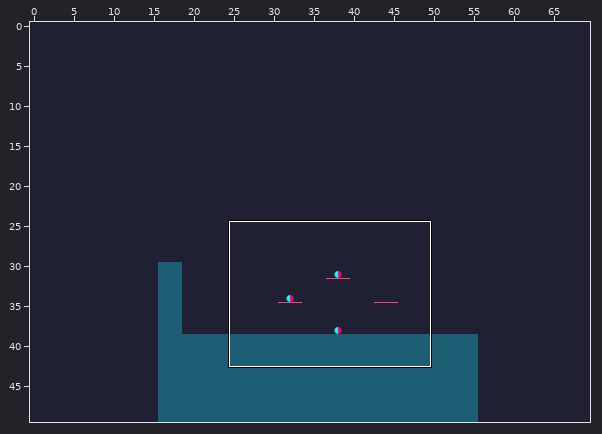
Tiled map, stored at core/assets/maps/standard.tmx. The picture above shows the old version from afar; the outline marks the close-up.
Close-up. Old version:
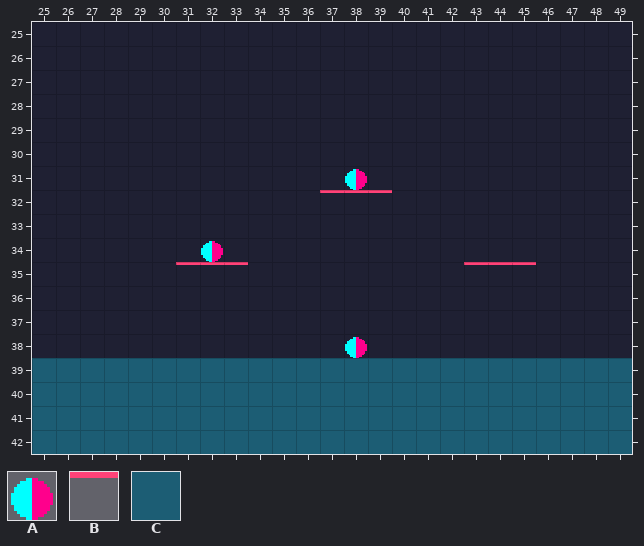
Cells are 16x16 px. Shown: x 25..49, y 25..42. The commit also changed other parts of the map, which this record leaves out.
Key: from "entities": A 0; from "tileset_test": B 2, C 3.
_ is an empty cell.
Objects are placed by their top-left corner, in cells (3,4 is the top-left corner of cell 3,4); size is 1x1 cell unless given.
Layers that did not change in this view are not listed.
Layer "MIDDLE" before, first column x 25:
25 _________________________
26 _________________________
27 _________________________
28 _________________________
29 _________________________
30 _________________________
31 _________________________
32 ____________BBB__________
33 _________________________
34 _________________________
35 ______BBB_________BBB____
36 _________________________
37 _________________________
38 _________________________
39 CCCCCCCCCCCCCCCCCCCCCCCCC
40 CCCCCCCCCCCCCCCCCCCCCCCCC
41 CCCCCCCCCCCCCCCCCCCCCCCCC
42 CCCCCCCCCCCCCCCCCCCCCCCCC
Objects on layer "ENTITIES" before:
A "dummy" at 38,31
A "dummy" at 32,34
A "dummy" at 38,38
And afterwards:
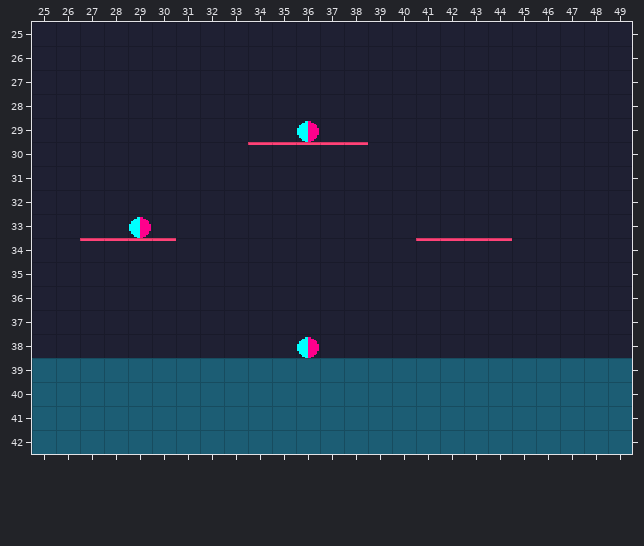
From old to new:
Changed rows in their new state; . is an unchanged cell.
Layer "MIDDLE":
first column x 27:
30 .......BBBBB.......
32 ..........___......
34 BBBB..........BBBB.
35 ....___.........___
Layer "ENTITIES":
changed: A "dummy" at 38,31 -> A "dummy" at 36,29
changed: A "dummy" at 32,34 -> A "dummy" at 29,33
changed: A "dummy" at 38,38 -> A "dummy" at 36,38
Changed places in both close-ups, as pixel boxes (x1, y1, x2, y2):
changed: (248, 121, 392, 193)
changed: (80, 217, 248, 265)
changed: (416, 238, 536, 265)
new place: (297, 337, 319, 358)
old place: (345, 337, 367, 358)
